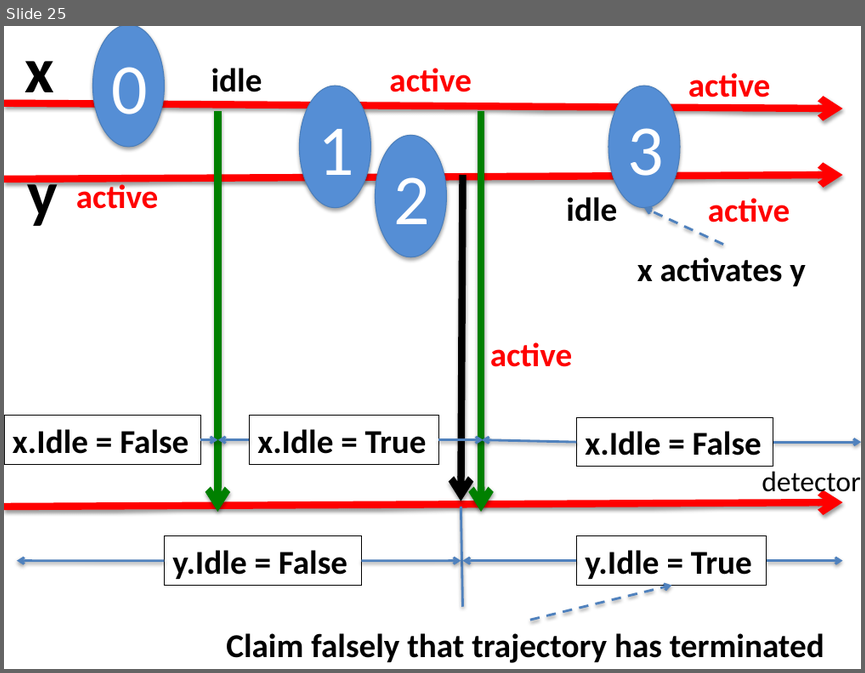
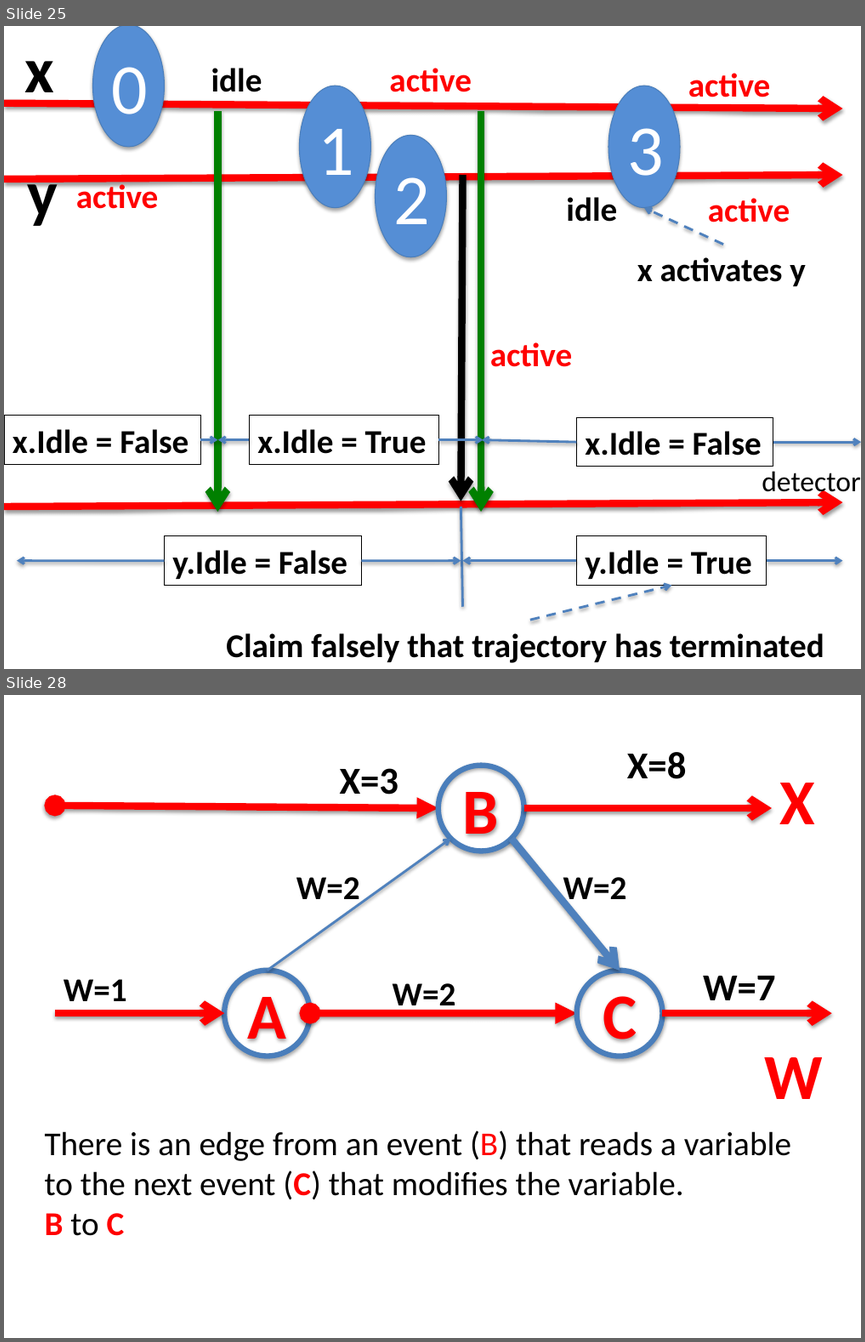
Before and after one commit to kmchandy/kmchandy.github.io, a slide deck: TimelineDiagrams/TimelineDiagrams.pptx. Shown one above the other, each under a label of ours: slide 25 before the commit, slides 25 and 28 after it; the slides between them are not shown. The pictures are 865x673 and 865x1342 pixels, drawn with LibreOffice and Linux fonts; fonts in the diff are those of the drawing. Boxes give left, top, right and bottom in pixels: in the first picture for what was removed or moved away, otherwise in the second. Text is boxed around its words. In the diff, an @@ line names an element or a change of style, - is before the commit and + after.

```diff
--- a/TimelineDiagrams/TimelineDiagrams.pptx
+++ b/TimelineDiagrams/TimelineDiagrams.pptx
@@ slide 28 added at box(4, 695, 861, 1338), background #FFFFFF @@
@@ text added at box(340, 768, 399, 794), 32 pt, text #000000, bold @@
+X=3
@@ ellipse added at box(438, 766, 524, 851), outline #4B7EBC 4.5 pt, 54 pt, text #FF0000, bold @@
+B
@@ text added at box(627, 752, 687, 779), 32 pt, text #000000, bold @@
+X=8
@@ text added at box(780, 783, 816, 824), 54 pt, text #FF0000, bold @@
+X
@@ double arrow added from (55, 805) to (438, 808), #FF0000 6 pt @@
@@ arrow added from (524, 808) to (772, 808), #FF0000 6 pt @@
@@ arrow added from (267, 970) to (450, 838), #4F81BD 2 pt @@
@@ arrow added from (511, 838) to (619, 970), #4F81BD 6 pt @@
@@ text added at box(296, 877, 360, 907), 28 pt, text #000000, bold @@
+W=2
@@ text added at box(563, 877, 627, 907), 28 pt, text #000000, bold @@
+W=2
@@ ellipse added at box(224, 970, 310, 1055), outline #4B7EBC 4.5 pt, 54 pt, text #FF0000, bold @@
+A
@@ ellipse added at box(576, 970, 662, 1055), outline #4B7EBC 4.5 pt, 54 pt, text #FF0000, bold @@
+C
@@ text added at box(64, 979, 127, 1001), 28 pt, text #000000, bold @@
+W=1
@@ text added at box(392, 983, 456, 1014), 28 pt, text #000000, bold @@
+W=2
@@ text added at box(703, 975, 776, 1010), 32 pt, text #000000, bold @@
+W=7
@@ arrow added from (55, 1013) to (224, 1013), #FF0000 6 pt @@
@@ double arrow added from (310, 1013) to (576, 1013), #FF0000 6 pt @@
@@ arrow added from (662, 1013) to (832, 1013), #FF0000 6 pt @@
@@ text added at box(764, 1057, 822, 1099), 54 pt, text #FF0000, bold @@
+W
@@ text added at box(45, 1130, 791, 1236), 28 pt, text #000000 @@
+There is an edge from an event (B) that reads a variable to the next event (C) that modifies the variable.
+B to C
```
Also in this commit, not shown: 2 other slides added, 7 other files.
